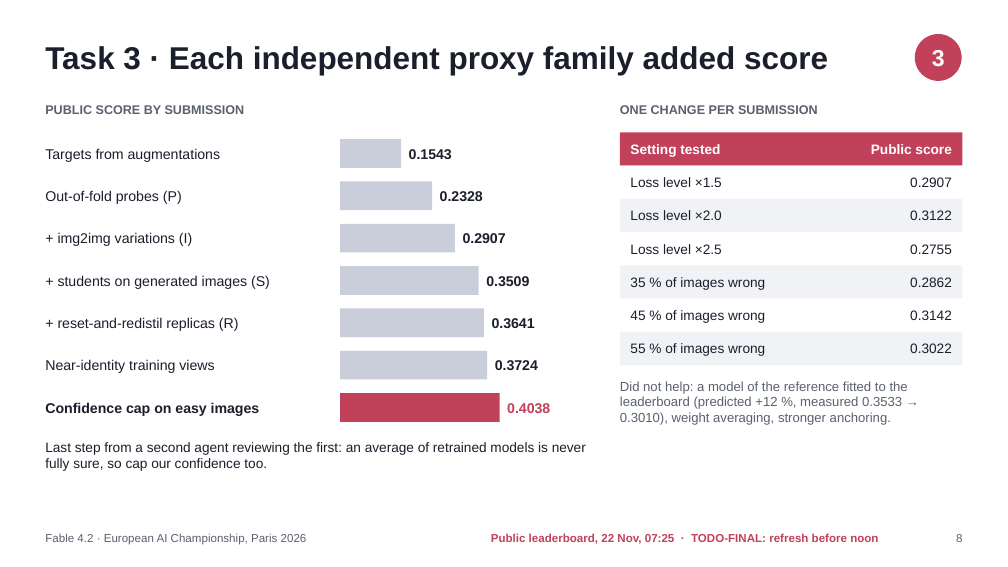
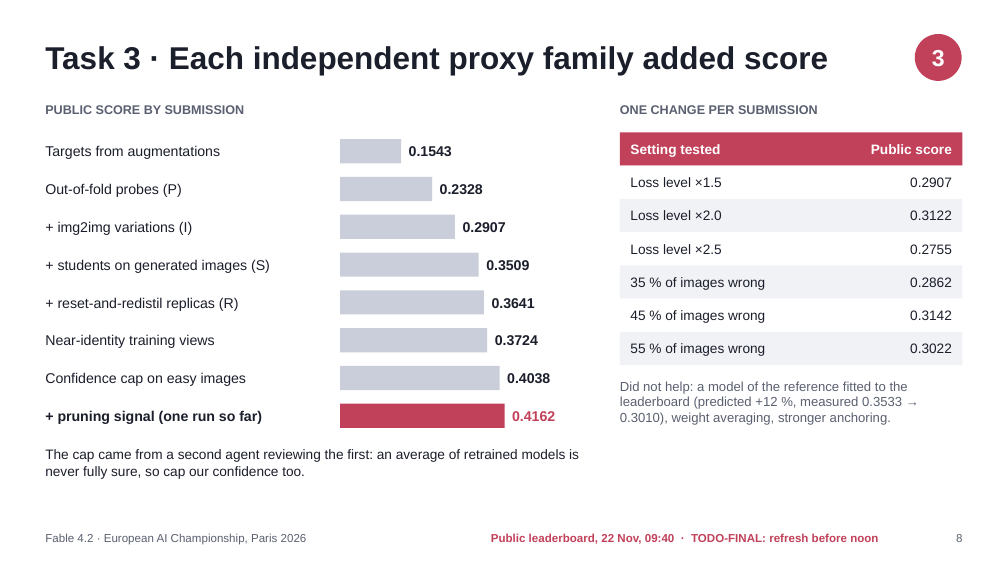
Before and after one commit to AnMaLeNo/Fable-4.2, a slide deck: slide 8 of slides/Fable4.2_slides.pptx. Drawn at 1008x567 pixels with LibreOffice and Linux fonts; fonts in the diff are those of the drawing. Boxes give left, top, right and bottom in pixels: in the first picture for what was removed or moved away, otherwise in the second. Text is boxed around its words. In the diff, an @@ line names an element or a change of style, - is before the commit and + after.

```diff
--- a/slides/Fable4.2_slides.pptx
+++ b/slides/Fable4.2_slides.pptx
@@ rectangle: place and size @@
-rectangle at [340, 139, 402, 168]
+rectangle at [340, 139, 402, 163]
@@ text "Out-of-fold probes (P)": place and size @@
-text "Out-of-fold probes (P)" at [45, 190, 182, 204]
+text "Out-of-fold probes (P)" at [45, 183, 182, 197]
@@ rectangle: place and size @@
-rectangle at [340, 181, 433, 210]
+rectangle at [340, 177, 433, 201]
@@ text "0.2328": place and size @@
-text "0.2328" at [440, 191, 483, 201]
+text "0.2328" at [440, 184, 483, 194]
@@ text "+ img2img variations (I)": place and size @@
-text "+ img2img variations (I)" at [58, 232, 192, 246]
+text "+ img2img variations (I)" at [58, 221, 192, 235]
@@ text "0.2907": place and size @@
-text "0.2907" at [463, 233, 506, 243]
+text "0.2907" at [463, 222, 506, 232]
@@ rectangle: place and size @@
-rectangle at [340, 224, 455, 253]
+rectangle at [340, 215, 455, 239]
@@ text "+ students on generated images ...": place and size @@
-text "+ students on generated images ..." at [58, 275, 270, 289]
+text "+ students on generated images ..." at [58, 259, 270, 273]
@@ rectangle: place and size @@
-rectangle at [340, 266, 479, 295]
+rectangle at [340, 253, 479, 277]
@@ text "0.3509": place and size @@
-text "0.3509" at [486, 276, 529, 286]
+text "0.3509" at [486, 260, 529, 270]
@@ text "+ reset-and-redistil replicas (R)": place and size @@
-text "+ reset-and-redistil replicas (R)" at [58, 317, 239, 331]
+text "+ reset-and-redistil replicas (R)" at [58, 297, 239, 311]
@@ rectangle added at [340, 290, 484, 315], fill #C9CEDA @@
@@ text "0.3641": place and size @@
-text "0.3641" at [492, 318, 535, 328]
+text "0.3641" at [492, 298, 535, 308]
@@ text "Near-identity training views": place and size @@
-text "Near-identity training views" at [45, 359, 214, 373]
+text "Near-identity training views" at [45, 334, 214, 348]
@@ rectangle: place and size @@
-rectangle at [340, 309, 484, 337]
+rectangle at [340, 328, 487, 352]
@@ text "0.3724": place and size @@
-text "0.3724" at [495, 360, 538, 370]
+text "0.3724" at [495, 335, 538, 345]
@@ text "Confidence cap on easy images": place and size @@
-text "Confidence cap on easy images" at [45, 402, 260, 416]
+text "Confidence cap on easy images" at [45, 372, 246, 386]
@@ text "Confidence cap on easy images" at [45, 372, 246, 386]: bold off @@
@@ text "0.4038": place and size @@
-text "0.4038" at [507, 403, 550, 413]
+text "0.4038" at [507, 373, 550, 383]
@@ text "0.4038" at [507, 373, 550, 383]: text colour #C2415A to #1B1E2B @@
@@ rectangle: place and size @@
-rectangle at [340, 351, 487, 380]
+rectangle at [340, 366, 500, 390]
@@ text added at [58, 410, 262, 424], 13.5 pt, text #1B1E2B, bold @@
++ pruning signal (one run so far)
@@ rectangle: place and size @@
-rectangle at [340, 393, 500, 422]
+rectangle at [340, 404, 504, 428]
@@ text added at [512, 411, 555, 421], 13.5 pt, text #C2415A, bold @@
+0.4162
@@ text at [45, 449, 579, 479]: text changed @@
-Last step from a second agent reviewing the first: an average of retrained models is never fully sure, so cap our confidence too.
+The cap came from a second agent reviewing the first: an average of retrained models is never fully sure, so cap our confidence too.
@@ text at [491, 533, 878, 544]: text changed @@
-Public leaderboard, 22 Nov, 07:25 · TODO-FINAL: refresh before noon
+Public leaderboard, 22 Nov, 09:40 · TODO-FINAL: refresh before noon
```
Also in this commit, not shown: 5 other slides changed, 14 other files.
